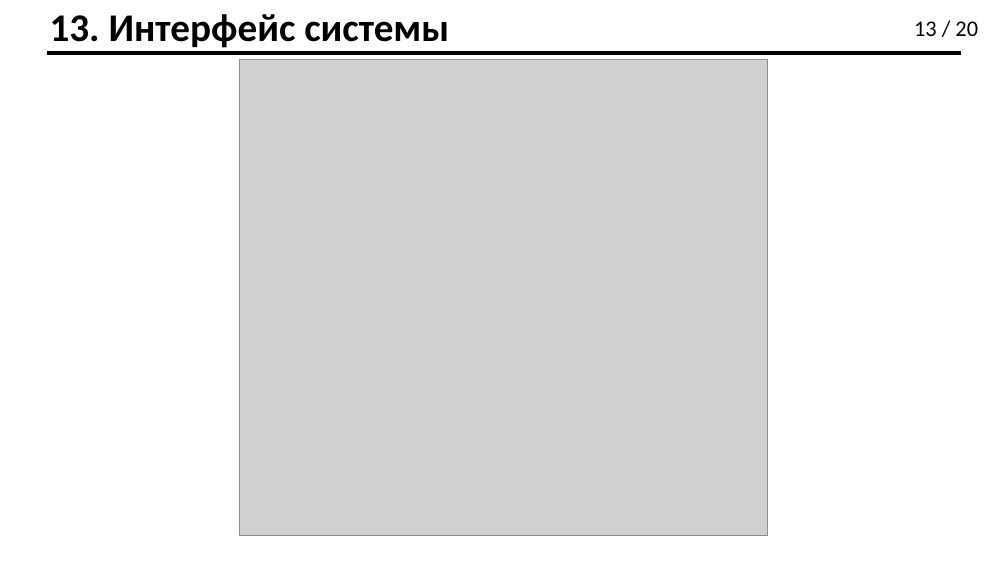
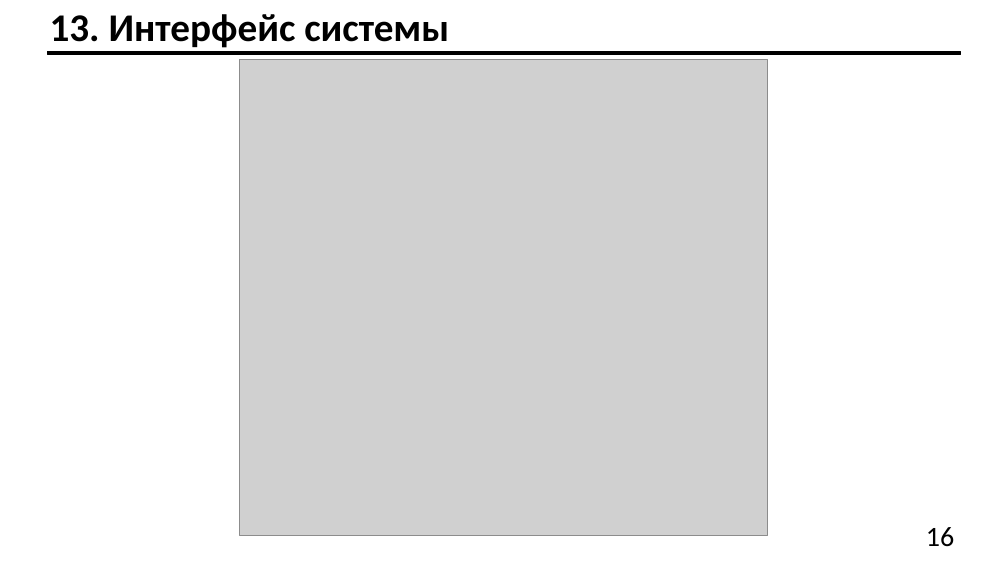
Before and after one commit to Effecktus/AcademicTopicSelectionService, a slide deck: slide 16 of docs/ilyin_pres.pptx (slide 13 before the commit). Drawn at 1008x567 pixels with LibreOffice and Linux fonts; fonts in the diff are those of the drawing; grey boxes stand for pictures. Boxes give left, top, right and bottom in pixels: in the first picture for what was removed or moved away, otherwise in the second. Text is boxed around its words. In the diff, an @@ line names an element or a change of style, - is before the commit and + after.

```diff
--- a/docs/ilyin_pres.pptx
+++ b/docs/ilyin_pres.pptx
@@ text removed at (914, 21, 978, 36) @@
-13 / 20
@@ text added at (926, 527, 954, 547), 20 pt, text #000000 @@
+16
```
Also in this commit, not shown: 19 other slides changed, 3 slides added, 23 other files.
